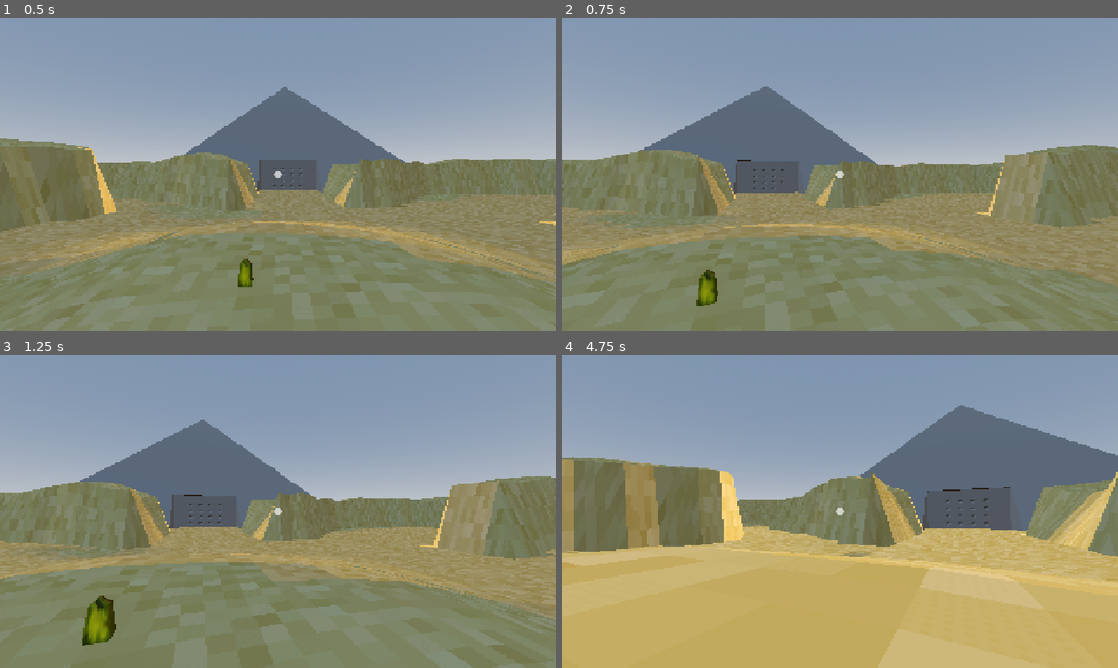
Above: before the commit, frames 1-4 (two rows, left to right).
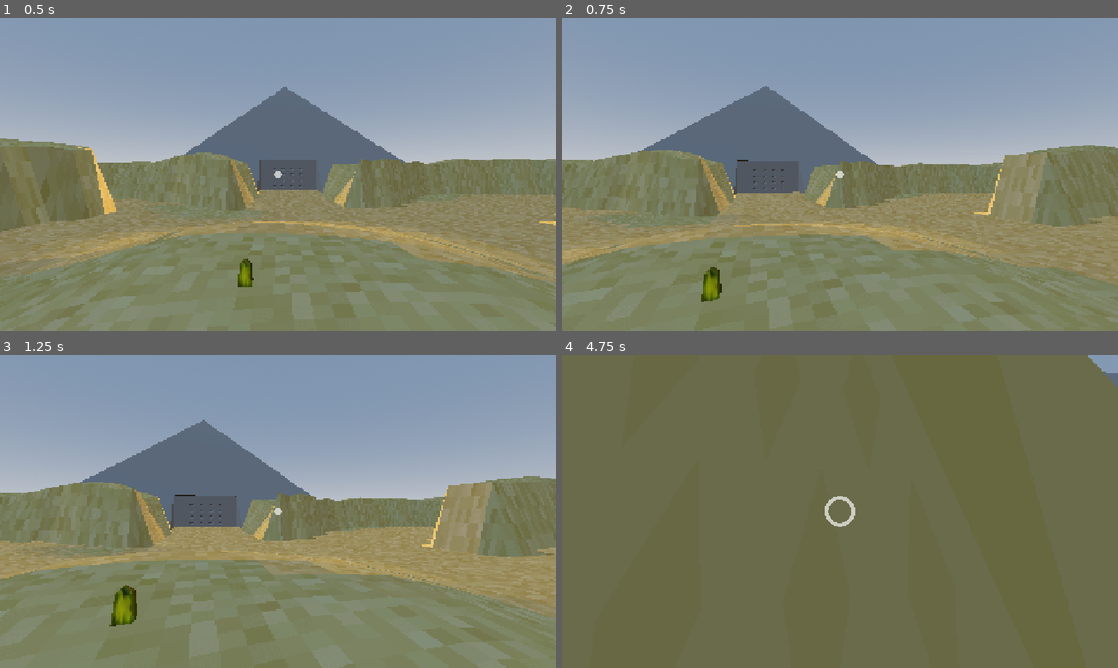
Above: after the commit, the same moments.

Repository: Octoan1/Respawn-Game-Jam-2025
Game: Godot game, scene res://scenes/main.tscn
The game is run twice, just before and just after one commit, with the same random seed, the same clock (stepped at 60 frames per second) and the same inputs.
Inputs (mouse positions are in pixels of both pictures, inside the frame that each line leads up to):
- Up to frame 1 (0.5 s): no input
- Up to frame 2 (0.75 s): tap Enter at 0.5 s; move the mouse to (867, 174) at 0.52 s; hold W (move_forward) from 0.53 s (still down); hold / (secret_button, bound only after the commit) from 0.53 s (still down)
- Up to frame 3 (1.25 s): keep holding W (move_forward); keep holding / (secret_button, bound only after the commit); tap Space (jump) at 0.77 s
- Up to frame 4 (4.75 s): keep holding W (move_forward); move the mouse to (812, 511) at 1.27 s; release / (secret_button, bound only after the commit) at 1.28 s; click (812, 511) at 1.35 s; tap Space (jump) at 1.52, 3.02, 3.77, 4.52 s; tap / (secret_button, bound only after the commit) at 1.55, 2.85, 4.35 s; move the mouse to (851, 505) at 2.02 s; hold / (secret_button, bound only after the commit) 2.03-2.78 s; move the mouse to (834, 517) at 2.77 s; move the mouse to (878, 514) at 3.52 s; hold / (secret_button, bound only after the commit) 3.53-4.28 s; click (878, 514) at 3.6 s; move the mouse to (795, 508) at 4.27 s

Frame 1 is identical in both runs. In frame 2, 3.2% of the frame differs, in the area x 0-100%, y 22-100%; in frame 3, 8.3%; in frame 4, 90%, in the area x 0-100%, y 0-100%.

Commit message:
its a secret

Diff:
--- a/project.godot
+++ b/project.godot
@@ -64,6 +64,11 @@
 "events": [Object(InputEventMouseButton,"resource_local_to_scene":false,"resource_name":"","device":-1,"window_id":0,"a …(253 unchanged characters)…
 ]
 }
+secret_button={
+"deadzone": 0.2,
+"events": [Object(InputEventKey,"resource_local_to_scene":false,"resource_name":"","device":-1,"window_id":0,"alt_pressed":false,"shift_pressed":false,"ctrl_pressed":false,"meta_pressed":false,"pressed":false,"keycode":0,"physical_keycode":47,"key_label":0,"unicode":47,"location":0,"echo":false,"script":null)
+]
+}
 
 [rendering]
 
--- a/scenes/player/player.gd
+++ b/scenes/player/player.gd
@@ -15,6 +15,11 @@
 	elif event.is_action_pressed("ui_cancel"):
 		#Input.set_mouse_mode(Input.MOUSE_MODE_VISIBLE)
 		UIManager.toggle_pause()
+	elif event.is_action_pressed("secret_button"):
+		if SPEED == 10:
+			SPEED = 100
+		else:
+			SPEED = 10
 
 	if Input.get_mouse_mode() == Input.MOUSE_MODE_CAPTURED:
 		if event is InputEventMouseMotion:
